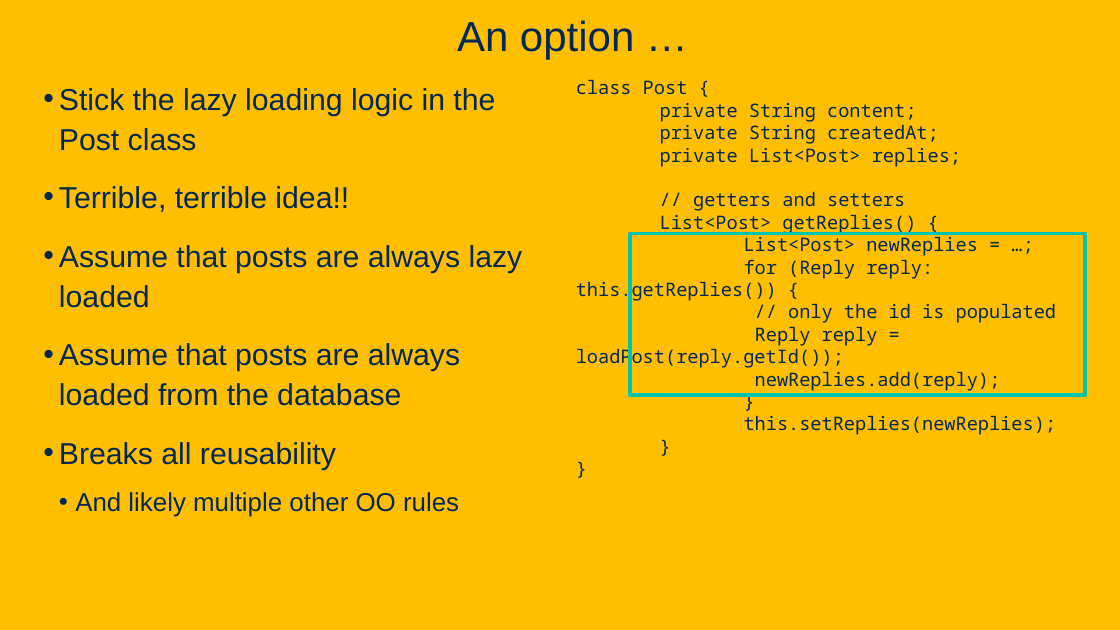
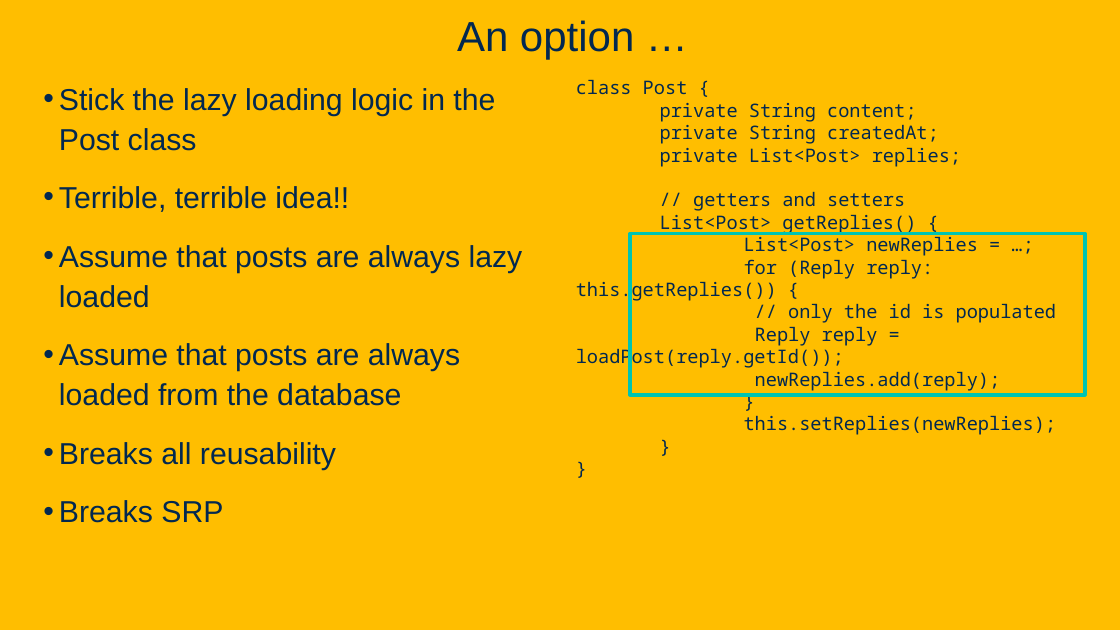
Before and after one commit to davsec-teaching/ecs160-f25, a slide deck: slide 117 of slides/5_annotations_and_reflection.pptx (slide 112 before the commit). Drawn at 1120x630 pixels with LibreOffice and Linux fonts; fonts in the diff are those of the drawing; background and template pictures are left out. Boxes give left, top, right and bottom in pixels: in the first picture for what was removed or moved away, otherwise in the second. Text is boxed around its words. In the diff, an @@ line names an element or a change of style, - is before the commit and + after.

```diff
--- a/slides/5_annotations_and_reflection.pptx
+++ b/slides/5_annotations_and_reflection.pptx
@@ text at (59, 500, 223, 523): text changed; size 22.2 to 25.9 pt @@
-  • And likely multiple other OO rules
+• Breaks SRP
```
Also in this commit, not shown: 10 other slides changed, 5 slides added.
